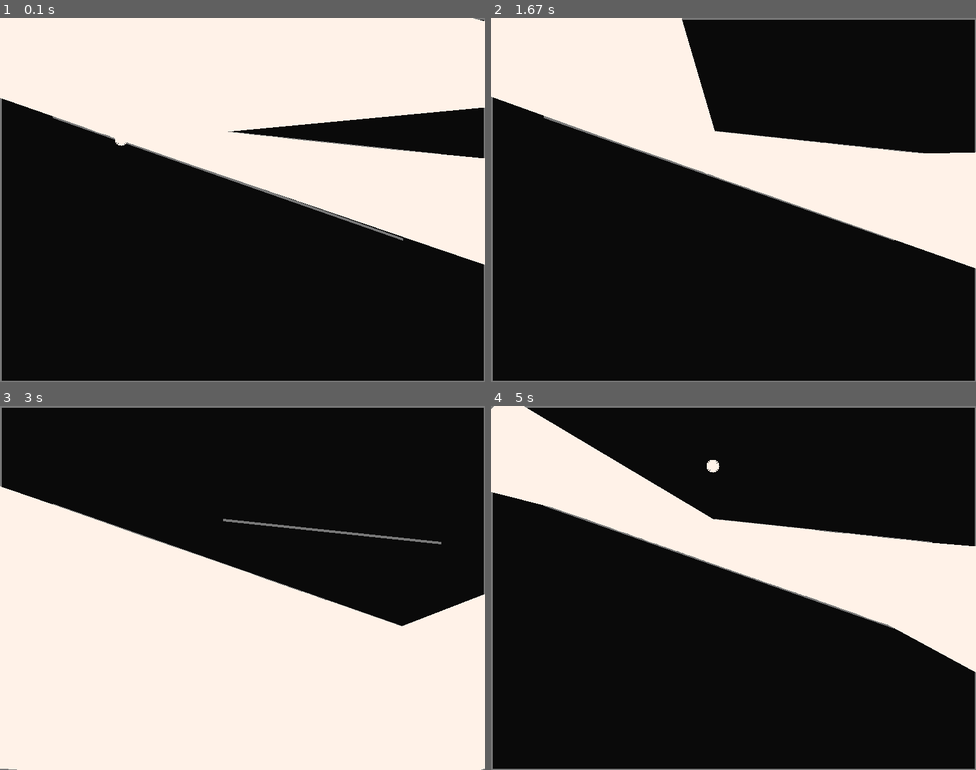
Above: before the commit, frames 1-4 (two rows, left to right).
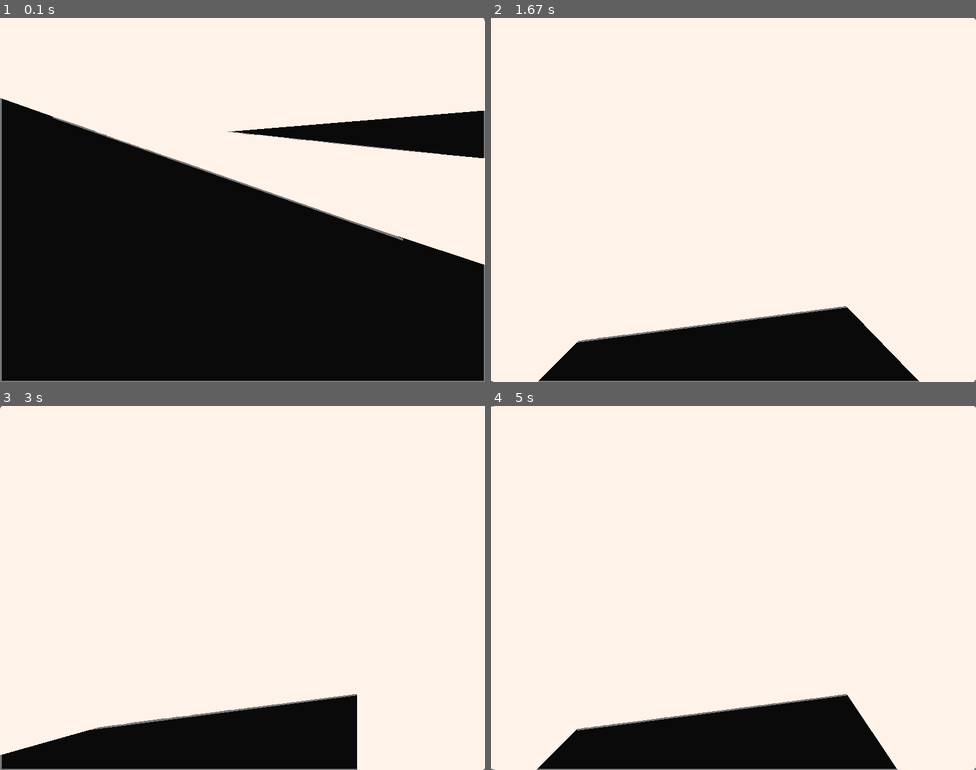
Above: after the commit, the same moments.

Repository: vicdenz/raycasting-pygame
Game: pygame game, started from main.py
The game is run twice, just before and just after one commit, with the same random seed, the same clock (stepped at 60 frames per second) and the same inputs.
Inputs (mouse positions are in pixels of both pictures, inside the frame that each line leads up to):
- Up to frame 1 (0.1 s): no input
- Up to frame 2 (1.67 s): tap Space at 0.33 s; press the mouse at (791, 232) at 0.7 s; move the mouse to (699, 149) at 0.8 s; release the mouse at (607, 65) at 0.93 s; press the mouse at (791, 232) at 1.03 s; move the mouse to (762, 236) at 1.13 s; release the mouse at (738, 236) at 1.27 s; press the mouse at (791, 232) at 1.37 s; move the mouse to (728, 178) at 1.47 s; release the mouse at (665, 123) at 1.6 s
- Up to frame 3 (3 s): press the mouse at (300, 620) at 1.7 s; move the mouse to (179, 562) at 1.8 s; release the mouse at (58, 507) at 1.93 s; press the mouse at (300, 620) at 2.03 s; move the mouse to (194, 580) at 2.13 s; release the mouse at (87, 540) at 2.27 s; press the mouse at (300, 620) at 2.37 s; move the mouse to (281, 595) at 2.47 s; release the mouse at (261, 573) at 2.6 s; press the mouse at (300, 620) at 2.7 s; move the mouse to (358, 646) at 2.8 s; release the mouse at (417, 671) at 2.93 s
- Up to frame 4 (5 s): press the mouse at (791, 620) at 3.03 s; move the mouse to (709, 569) at 3.13 s; release the mouse at (626, 522) at 3.27 s; press the mouse at (791, 620) at 3.37 s; move the mouse to (738, 595) at 3.47 s; release the mouse at (685, 573) at 3.6 s; press the mouse at (791, 620) at 3.7 s; move the mouse to (714, 558) at 3.8 s; release the mouse at (641, 500) at 3.93 s; press the mouse at (791, 620) at 4.03 s; move the mouse to (675, 668) at 4.13 s; release the mouse at (563, 715) at 4.27 s; press the mouse at (791, 620) at 4.37 s; move the mouse to (680, 566) at 4.47 s; release the mouse at (573, 511) at 4.6 s; press the mouse at (791, 620) at 4.7 s; move the mouse to (752, 544) at 4.8 s; release the mouse at (714, 464) at 4.93 s

The runs differ from the first frame. In frame 1, 0.4% of the frame differs, in the area x 2-100%, y 0-68%; in frame 2, 64%; in frame 3, 54%; in frame 4, 69%, in the area x 0-100%, y 0-100%.

Commit message:
Updated boundaries randomization

Diff:
--- a/const.py
+++ b/const.py
@@ -4,6 +4,8 @@
 
 MAX_BOUNDARIES = 10
 
+DEGREE_INCREMENT = 0.5
+
 RAY_COLOR = (255, 242, 232)
 LINE_COLOR = (120, 120, 120)
 BG_COLOR = (10, 10, 10)
--- a/main.py
+++ b/main.py
@@ -9,13 +9,18 @@
 
 clock = pygame.time.Clock()
 
-light_source = [Ray((200, 200), (math.cos(radian), math.sin(radian))) for radian in numpy.arange(0.0, math.pi*2, math.pi/180)]
-boundaries = [Line((0, 0), (WIDTH, 0)), Line((0, HEIGHT-1), (WIDTH, HEIGHT-1)), Line((0, 0), (0, HEIGHT)), Line((WIDTH-1, 0), (WIDTH-1, HEIGHT))]
+light_source = [Ray((200, 200), (math.cos(radian), math.sin(radian))) for radian in numpy.arange(0.0, math.pi*2, math.pi/(180/DEGREE_INCREMENT))]
 
-for r in range(0, random.randint(0, MAX_BOUNDARIES)):
-    boundaries.append(Line((random.randint(0, WIDTH), random.randint(0, HEIGHT)), (random.randint(0, WIDTH), random.randint(0, HEIGHT))))
+boundaries = []
+light_area = []
 
-light_area = []
+def randomize_boundaries():
+    global boundaries
+
+    boundaries = [Line((0, 0), (WIDTH, 0)), Line((0, HEIGHT-1), (WIDTH, HEIGHT-1)), Line((0, 0), (0, HEIGHT)), Line((WIDTH-1, 0), (WIDTH-1, HEIGHT))]
+
+    for r in range(0, random.randint(0, MAX_BOUNDARIES)):
+        boundaries.append(Line((random.randint(0, WIDTH), random.randint(0, HEIGHT)), (random.randint(0, WIDTH), random.randint(0, HEIGHT))))
 
 def update_light():
     global light_area
@@ -41,13 +46,14 @@
     for boundary in boundaries:
         boundary.draw(screen)
 
-    for ray in light_source:
-        ray.draw(screen)
+    # for ray in light_source:
+    #     ray.draw(screen)
 
     pygame.draw.polygon(screen, RAY_COLOR, light_area)
 
     pygame.display.update()
 
+randomize_boundaries()
 update_light()
 
 running = True
@@ -58,11 +64,19 @@
         if event.type == pygame.QUIT:
             running = False
 
+        if event.type == pygame.KEYDOWN:
+            if event.key == pygame.KMOD_LCTRL:
+                running = False
+
+            if event.key == pygame.K_SPACE:
+                randomize_boundaries()
+                update_light()
+
         if event.type == pygame.MOUSEMOTION:
             update_light()
 
             mouse_pos = pygame.mouse.get_pos()
-            for i, ray in enumerate(light_source):
+            for ray in light_source:
                 ray.pos.x = mouse_pos[0]
                 ray.pos.y = mouse_pos[1]
 
